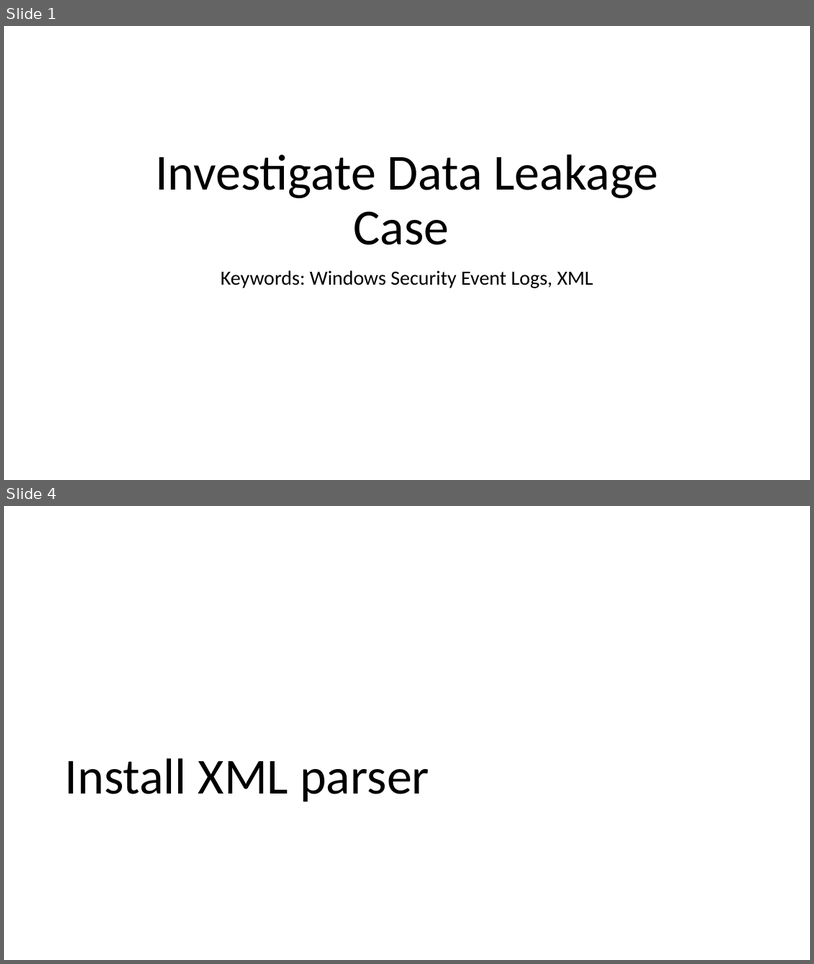
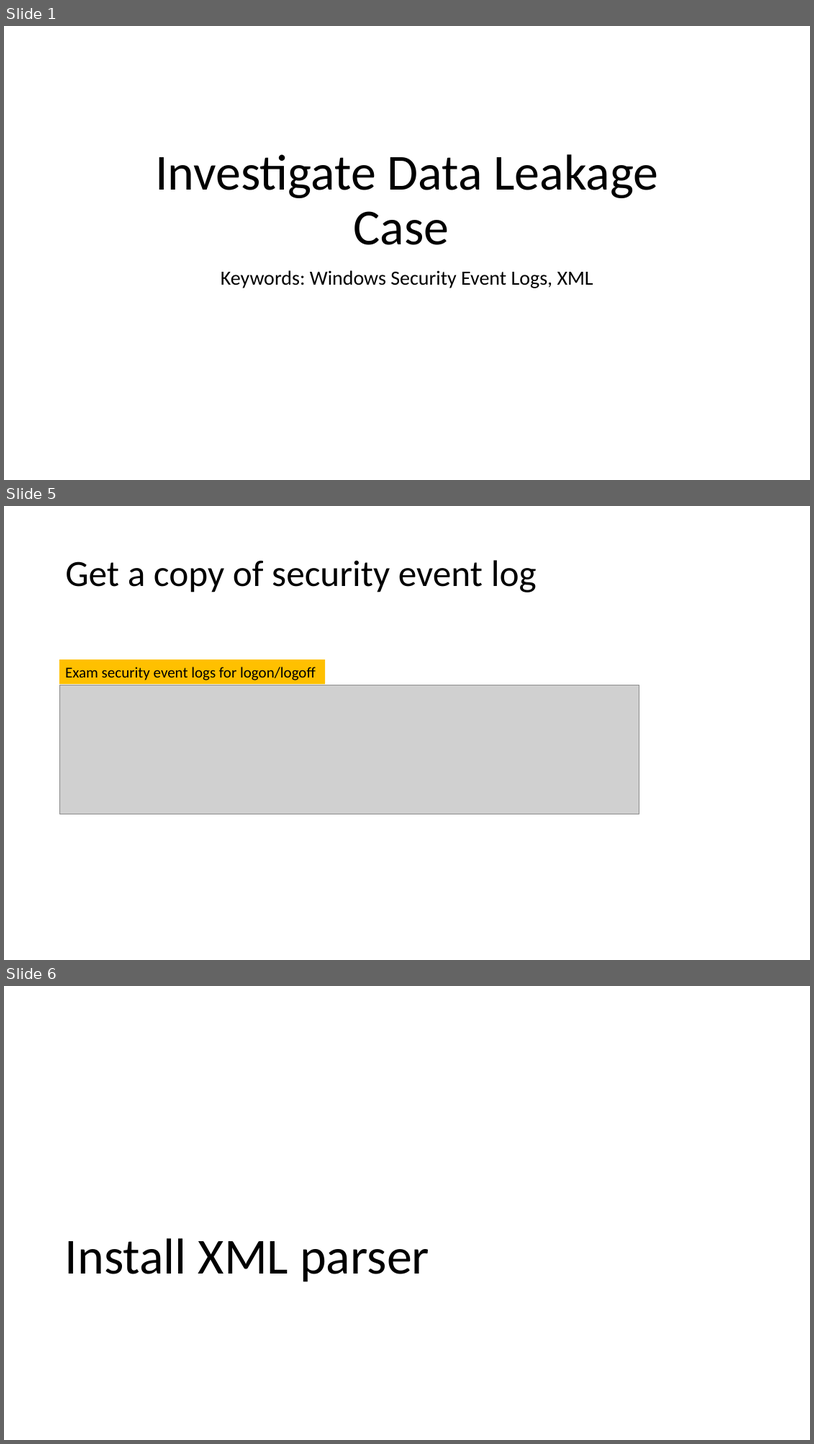
Before and after one commit to frankwxu/digital-forensics-lab, a slide deck: NIST_Data_Leakage_Case/NIST_Data_Leakage_02._WinEvt_XML.pptx. Shown one above the other, each under a label of ours: slides 1 and 4 before the commit, slides 1, 5 and 6 after it; the slides between them are not shown. The pictures are 814x964 and 814x1444 pixels, drawn with LibreOffice and Linux fonts; fonts in the diff are those of the drawing; grey boxes stand for pictures; background and template pictures are left out. Boxes give left, top, right and bottom in pixels: in the first picture for what was removed or moved away, otherwise in the second. Text is boxed around its words. In the diff, an @@ line names an element or a change of style, - is before the commit and + after.

```diff
--- a/NIST_Data_Leakage_Case/NIST_Data_Leakage_02._WinEvt_XML.pptx
+++ b/NIST_Data_Leakage_Case/NIST_Data_Leakage_02._WinEvt_XML.pptx
@@ slide 5 added at [4,506,810,960], background #FFFFFF @@
@@ title added at [65,560,537,592], 44 pt, text #000000 @@
+Get a copy of security event log
@@ rectangle added at [59,659,325,684], fill #FFC000, 18 pt, text #000000 @@
+Exam security event logs for logon/logoff
@@ picture added at [59,685,640,813] @@
@@ what was slide 4 is now slide 6 @@
```
Also in this commit, not shown: 2 slides changed, 1 other slide added, 1 other file.
